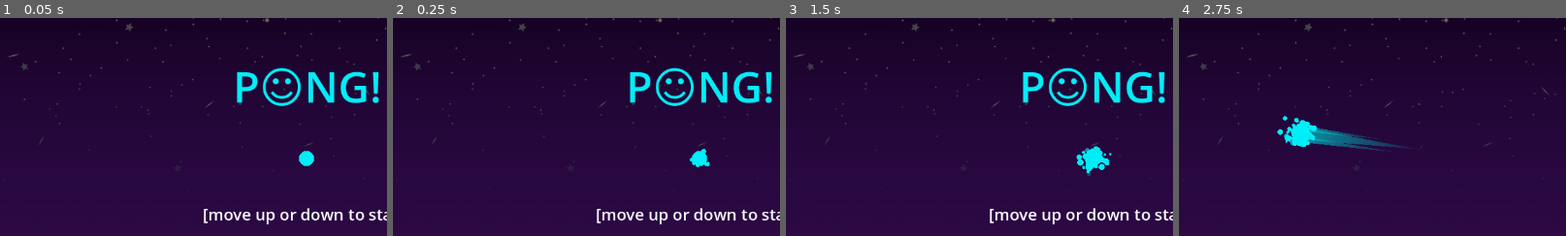
Above: before the commit, frames 1-4 (left to right).
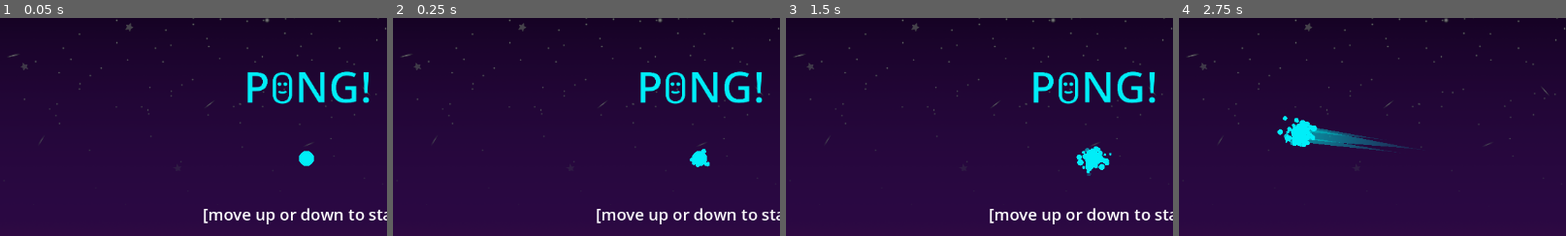
Above: after the commit, the same moments.

Repository: Jcodefox/Fox-Pong
Game: Godot game, scene res://scenes/main_scene.tscn
The game is run twice, just before and just after one commit, with the same random seed, the same clock (stepped at 60 frames per second) and the same inputs.
Inputs:
- Up to frame 1 (0.05 s): no input
- Up to frame 2 (0.25 s): no input
- Up to frame 3 (1.5 s): click "2-Player" at 0.5 s; click "SFX" at 1.25 s
- Up to frame 4 (2.75 s): hold W (p1_up) from 2.03 s (still down)
The pictures show only the part of the screen within x 10-60%, y 18-68%; the shares and areas given below are measured in that part.

The runs differ from the first frame. In frame 1, 3.5% of the frame differs, in the area x 61-98%, y 22-41%; in frame 2, 3.5%; in frame 3, 3.5%; in frame 4, nothing differs.

Commit message:
Fix logo for web

Diff:
--- a/scenes/main_scene.tscn
+++ b/scenes/main_scene.tscn
@@ -4,6 +4,7 @@
 [ext_resource type="Script" uid="uid://ixxtqrtwebvw" path="res://scripts/gameplay_manager.gd" id="1_rt2n2"]
 [ext_resource type="PackedScene" uid="uid://detiwu1gghciv" path="res://scenes/paddle.tscn" id="2_2c62f"]
 [ext_resource type="PackedScene" uid="uid://ck5cplpl1mtmj" path="res://scenes/wall.tscn" id="3_7ykc4"]
+[ext_resource type="Texture2D" uid="uid://in4mi00veeys" path="res://art/logo.png" id="3_18nlu"]
 [ext_resource type="PackedScene" uid="uid://hhhdygrju80g" path="res://scenes/horizontal_wall.tscn" id="3_pu3yx"]
 [ext_resource type="Texture2D" uid="uid://cksb02lpnhc3h" path="res://art/bg.png" id="5_gubc5"]
 [ext_resource type="Script" uid="uid://cuts2n2kbh5sc" path="res://scripts/camera_2d.gd" id="7_c16ls"]
@@ -47,24 +48,6 @@
 horizontal_alignment = 2
 
 [node name="MainMenu" type="CanvasLayer" parent="." unique_id=461359582]
-
-[node name="Label" type="Label" parent="MainMenu" unique_id=1490335591]
-anchors_preset = 8
-anchor_left = 0.5
-anchor_top = 0.5
-anchor_right = 0.5
-anchor_bottom = 0.5
-offset_left = -94.5
-offset_top = -152.0
-offset_right = 97.5
-offset_bottom = -64.0
-grow_horizontal = 2
-grow_vertical = 2
-theme_override_colors/font_color = Color(0, 0.93333334, 0.972549, 1)
-theme_override_font_sizes/font_size = 64
-text = "P☺NG!"
-horizontal_alignment = 1
-vertical_alignment = 1
 
 [node name="RichTextLabel" type="RichTextLabel" parent="MainMenu" unique_id=1699098342]
 custom_minimum_size = Vector2(1013, 0)
@@ -123,6 +106,21 @@
 text = "SFX made with sfxr.me
 Made by Jcodefox"
 
+[node name="Logo" type="TextureRect" parent="MainMenu" unique_id=605763971]
+anchors_preset = 8
+anchor_left = 0.5
+anchor_top = 0.5
+anchor_right = 0.5
+anchor_bottom = 0.5
+offset_left = -93.0
+offset_top = -133.0
+offset_right = 147.0
+offset_bottom = -63.0
+grow_horizontal = 2
+grow_vertical = 2
+scale = Vector2(0.797, 0.797)
+texture = ExtResource("3_18nlu")
+
 [node name="Ball" parent="." unique_id=535890320 node_paths=PackedStringArray("camera") instance=ExtResource("1_0f027")]
 position = Vector2(576, 324)
 camera = NodePath("../Camera2D")
Binary file added: art/logo.png
Not shown, added: art/logo.png.import
